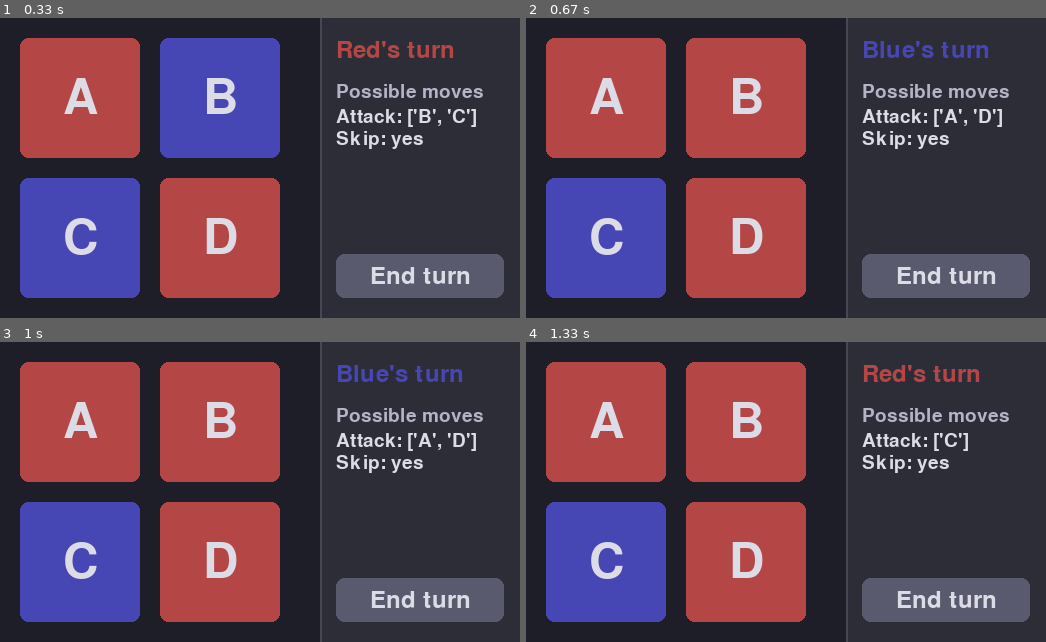
Above: before the commit, frames 1-4 (two rows, left to right).
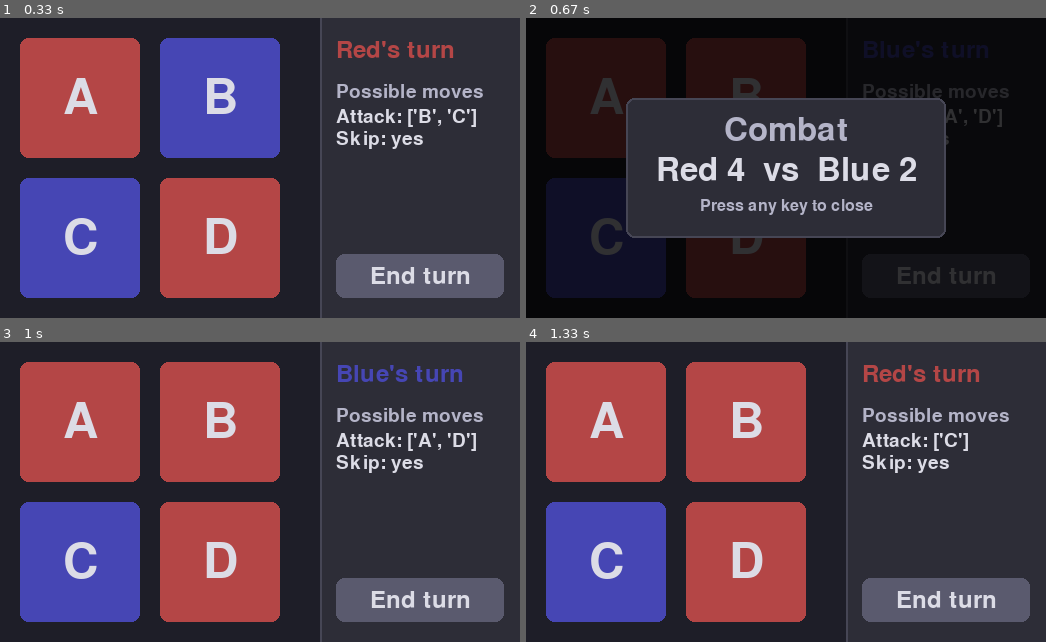
Above: after the commit, the same moments.

Repository: cecil185/axis
Game: pygame game, started from src/game.py
Two runs of this game, one before a commit and one after it. Both use one fixed random seed, a clock stepped at 60 frames per second and the inputs below.
Inputs:
- Up to frame 1 (0.33 s): no input
- Up to frame 2 (0.67 s): click "B" at 0.38 s
- Up to frame 3 (1 s): tap Enter at 0.67 s
- Up to frame 4 (1.33 s): click "End turn" at 1.05 s

Frame 1 is identical in both runs. In frame 2, 87% of the frame differs, in the area x 0-100%, y 0-100%; in frame 3, nothing differs; in frame 4, nothing differs.

Commit message:
feat: 3.1 Combat dice rolls + sidebar UI (axis-fio)
- Add roll_combat(attacker, defender, territory_id, rng=..., seed=...) -> (attacker_roll, defender_roll)
- Support injectable RNG and seed for tests
- Sidebar shows last combat: 'Red 5 vs Blue 3'
- Tests: rolls 1-6, deterministic with seed, injectable rng

Made-with: Cursor

Diff:
--- a/src/__init__.py
+++ b/src/__init__.py
@@ -15,6 +15,7 @@
 from .state import current_team, end_turn
 from .valid_actions import can_skip, valid_attack_targets
 from .actions import attack, set_combat_hook, skip
+from .combat import roll_combat, CombatRolls
 
 __all__ = [
     "ALL_TERRITORY_IDS",
@@ -36,4 +37,6 @@
     "skip",
     "attack",
     "set_combat_hook",
+    "roll_combat",
+    "CombatRolls",
 ]
--- /dev/null
+++ b/src/combat.py
@@ -0,0 +1,42 @@
+"""
+Combat dice rolls (1–6 per side). No winner resolution or ownership changes.
+"""
+
+import random
+from typing import Callable
+
+from .territory import Team, TerritoryId
+
+CombatRolls = tuple[int, int]  # (attacker_roll, defender_roll)
+
+
+def _roll_d6(rng: random.Random) -> int:
+    """Return a single die roll in [1, 6] using the given RNG."""
+    return rng.randint(1, 6)
+
+
+def roll_combat(
+    attacker_team: Team,
+    defender_team: Team,
+    contested_territory_id: TerritoryId,
+    *,
+    rng: Callable[[], int] | None = None,
+    seed: int | None = None,
+) -> CombatRolls:
+    """
+    Roll one die (1–6) for attacker and one for defender; return (attacker_roll, defender_roll).
+
+    Optional:
+    - rng: callable that returns 1–6 per call; used for both rolls (e.g. for tests).
+    - seed: if rng is None, use random.Random(seed) for deterministic rolls.
+
+    contested_territory_id is for logging/context; no ownership or winner resolution here.
+    """
+    if rng is not None:
+        a = rng()
+        b = rng()
+        if not (1 <= a <= 6 and 1 <= b <= 6):
+            raise ValueError("rng must return values in 1–6")
+        return (a, b)
+    gen = random.Random(seed) if seed is not None else random
+    return (_roll_d6(gen), _roll_d6(gen))
--- a/src/game.py
+++ b/src/game.py
@@ -18,6 +18,7 @@
 from .state import current_team
 from .valid_actions import can_skip, valid_attack_targets
 from .actions import attack, set_combat_hook, skip
+from .combat import roll_combat
 
 # Window: grid on left, sidebar on right
 CELL_SIZE = 120
@@ -52,6 +53,9 @@
 SIDEBAR_SECTION_GAP = 6
 SIDEBAR_LINE_GAP = 2
 SIDEBAR_LINE_WIDTH = 2
+
+# Last combat result for UI: (attacker_team, attacker_roll, defender_roll) or None
+_last_combat: tuple[str, int, int] | None = None
 
 
 def cell_rect(row: int, col: int) -> pygame.Rect:
@@ -120,6 +124,46 @@
             screen.blit(text, tr)
 
 
+def _show_combat_popup(
+    screen: pygame.Surface,
+    att_team: str,
+    att_roll: int,
+    def_roll: int,
+    clock: pygame.time.Clock,
+) -> None:
+    """Show battle stats in a modal popup; wait for any key to close."""
+    def_team = "Blue" if att_team == "Red" else "Red"
+    overlay = pygame.Surface((WIDTH, HEIGHT))
+    overlay.set_alpha(200)
+    overlay.fill((0, 0, 0))
+    screen.blit(overlay, (0, 0))
+
+    popup_w, popup_h = 320, 140
+    popup_x = (WIDTH - popup_w) // 2
+    popup_y = (HEIGHT - popup_h) // 2
+    popup_rect = pygame.Rect(popup_x, popup_y, popup_w, popup_h)
+    pygame.draw.rect(screen, SIDEBAR_BG, popup_rect, border_radius=BORDER_RADIUS)
+    pygame.draw.rect(screen, SIDEBAR_BORDER, popup_rect, 2, border_radius=BORDER_RADIUS)
+
+    font = pygame.font.Font(None, 48)
+    title = font.render("Combat", True, MOVES_TITLE_COLOR)
+    screen.blit(title, title.get_rect(centerx=popup_rect.centerx, top=popup_y + 16))
+    msg = font.render(f"{att_team} {att_roll}  vs  {def_team} {def_roll}", True, TEXT_COLOR)
+    screen.blit(msg, msg.get_rect(centerx=popup_rect.centerx, top=popup_y + 56))
+    hint = pygame.font.Font(None, 24).render("Press any key to close", True, MOVES_TITLE_COLOR)
+    screen.blit(hint, hint.get_rect(centerx=popup_rect.centerx, top=popup_y + 100))
+    pygame.display.flip()
+
+    waiting = True
+    while waiting:
+        for event in pygame.event.get():
+            if event.type == pygame.QUIT:
+                waiting = False
+            if event.type == pygame.KEYDOWN:
+                waiting = False
+        clock.tick(FPS)
+
+
 def _show_winner_popup(
     screen: pygame.Surface, winning_team: str, clock: pygame.time.Clock
 ) -> None:
@@ -190,6 +234,7 @@
 
 
 def main() -> None:
+    global _last_combat
     pygame.init()
     screen = pygame.display.set_mode((WIDTH, HEIGHT))
     pygame.display.set_caption(TITLE)
@@ -198,7 +243,13 @@
     btn_font = pygame.font.Font(None, FONT_SIZE_BTN)
 
     def on_combat(target_id: TerritoryId) -> None:
-        set_owner(target_id, current_team())
+        global _last_combat
+        att = current_team()
+        def_team = owner(target_id)
+        att_roll, def_roll = roll_combat(att, def_team, target_id)
+        _last_combat = (att, att_roll, def_roll)
+        if att_roll > def_roll:
+            set_owner(target_id, att)
 
     set_combat_hook(on_combat)
 
@@ -214,6 +265,11 @@
         _draw_grid(screen, font)
         _draw_sidebar(screen, sidebar, small_font, btn_font)
         pygame.display.flip()
+        if _last_combat is not None:
+            att_team, att_roll, def_roll = _last_combat
+            _show_combat_popup(screen, att_team, att_roll, def_roll, clock)
+            _last_combat = None
+            continue
         if is_game_over():
             w = winner()
             if w is not None:
--- /dev/null
+++ b/tests/test_combat.py
@@ -0,0 +1,51 @@
+"""Tests for combat dice rolls (axis-fio 3.1)."""
+
+import pytest
+
+from src.combat import roll_combat
+
+RED = "Red"
+BLUE: str = "Blue"
+
+
+def test_roll_combat_returns_two_ints_in_range() -> None:
+    """Rolls (no seed) should be in 1–6 each. Run multiple times to sample."""
+    for _ in range(50):
+        a, d = roll_combat(RED, BLUE, "B")
+        assert 1 <= a <= 6
+        assert 1 <= d <= 6
+
+
+def test_roll_combat_with_seed_is_deterministic() -> None:
+    """Same seed must produce the same (attacker_roll, defender_roll)."""
+    r1 = roll_combat(RED, BLUE, "C", seed=42)
+    r2 = roll_combat(RED, BLUE, "C", seed=42)
+    assert r1 == r2
+    assert 1 <= r1[0] <= 6 and 1 <= r1[1] <= 6
+
+
+def test_roll_combat_different_seeds_differ() -> None:
+    """Different seeds should usually produce different rolls (probabilistic)."""
+    results = {roll_combat(RED, BLUE, "A", seed=s) for s in range(100)}
+    assert len(results) > 1
+
+
+def test_roll_combat_with_injectable_rng() -> None:
+    """Passing rng callable yields those values as attacker and defender rolls."""
+    rolls = [3, 5]
+    it = iter(rolls)
+
+    def fixed_rng() -> int:
+        return next(it)
+
+    a, d = roll_combat(RED, BLUE, "D", rng=fixed_rng)
+    assert a == 3
+    assert d == 5
+
+
+def test_roll_combat_rng_must_return_1_to_6() -> None:
+    """If rng returns out of range, raise ValueError."""
+    with pytest.raises(ValueError, match="1–6"):
+        roll_combat(RED, BLUE, "A", rng=lambda: 0)
+    with pytest.raises(ValueError, match="1–6"):
+        roll_combat(RED, BLUE, "A", rng=lambda: 7)
Not shown, changed: AGENTS.md
